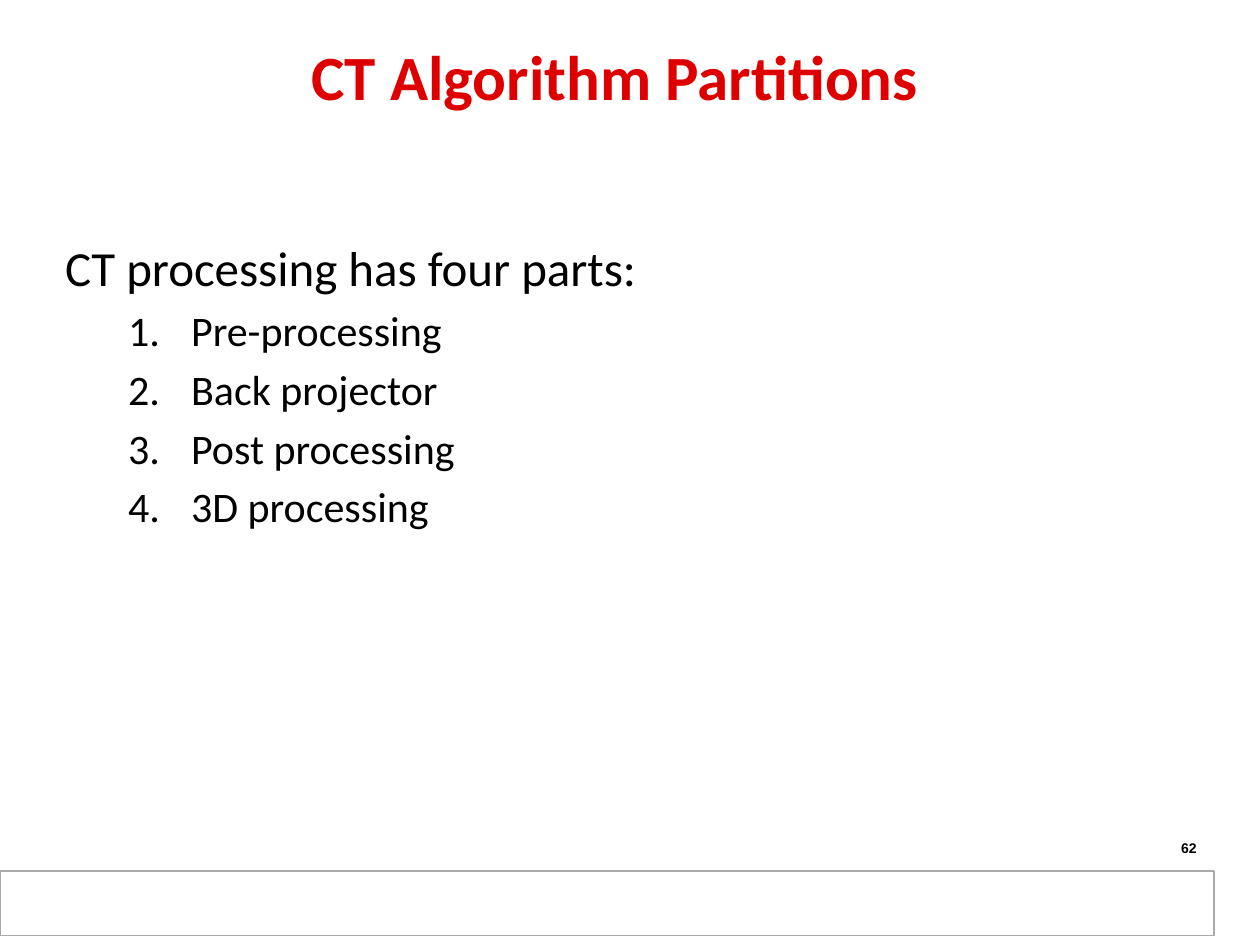
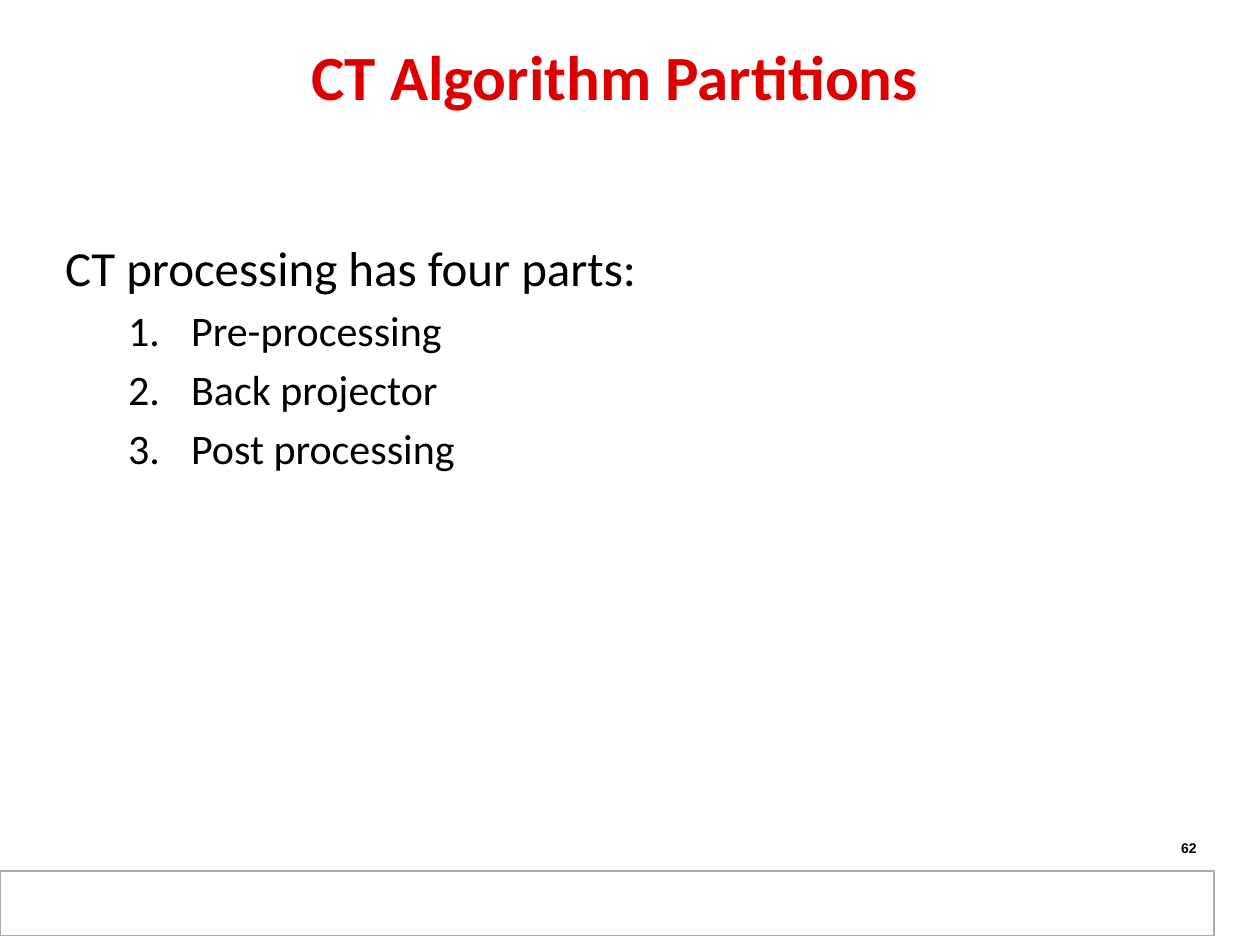
Before and after one commit to hari1989/keystone-workshop, a slide deck: slide 62 of slides/KeyStone Multicore Design.pptx. Drawn at 1260x945 pixels with LibreOffice and Linux fonts; fonts in the diff are those of the drawing; background and template pictures are left out. Boxes give left, top, right and bottom in pixels: in the first picture for what was removed or moved away, otherwise in the second. Text is boxed around its words. In the diff, an @@ line names an element or a change of style, - is before the commit and + after.

```diff
--- a/slides/KeyStone Multicore Design.pptx
+++ b/slides/KeyStone Multicore Design.pptx
@@ text at bbox=[191, 493, 429, 530]: paragraph removed @@
-  4. 3D processing
```
Also in this commit, not shown: 10 other slides changed, 5 slides added, 1 slide removed.
